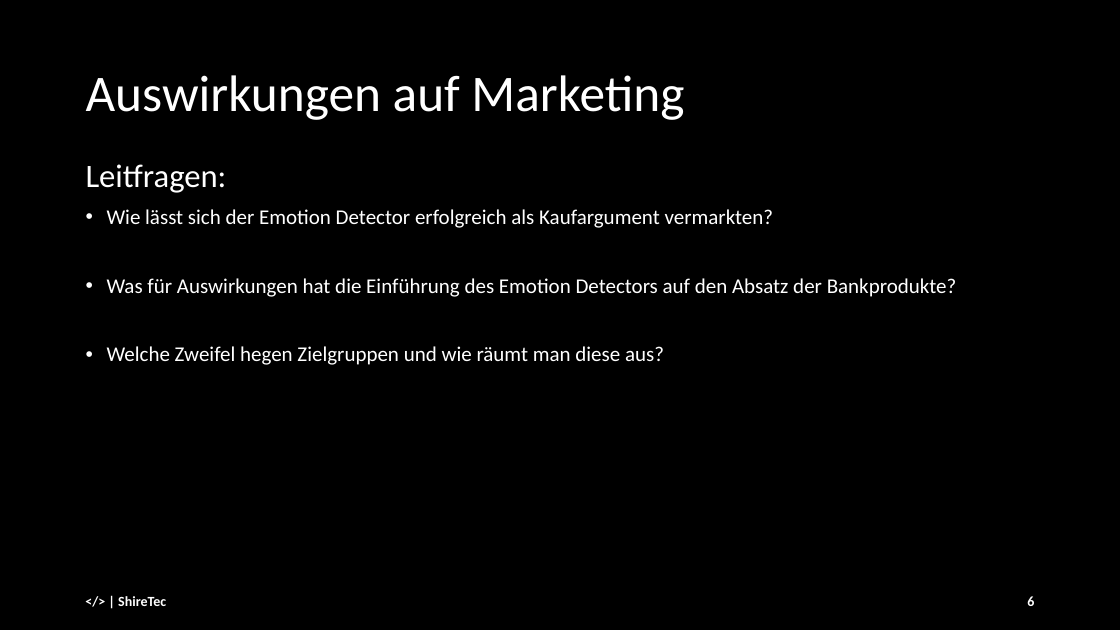
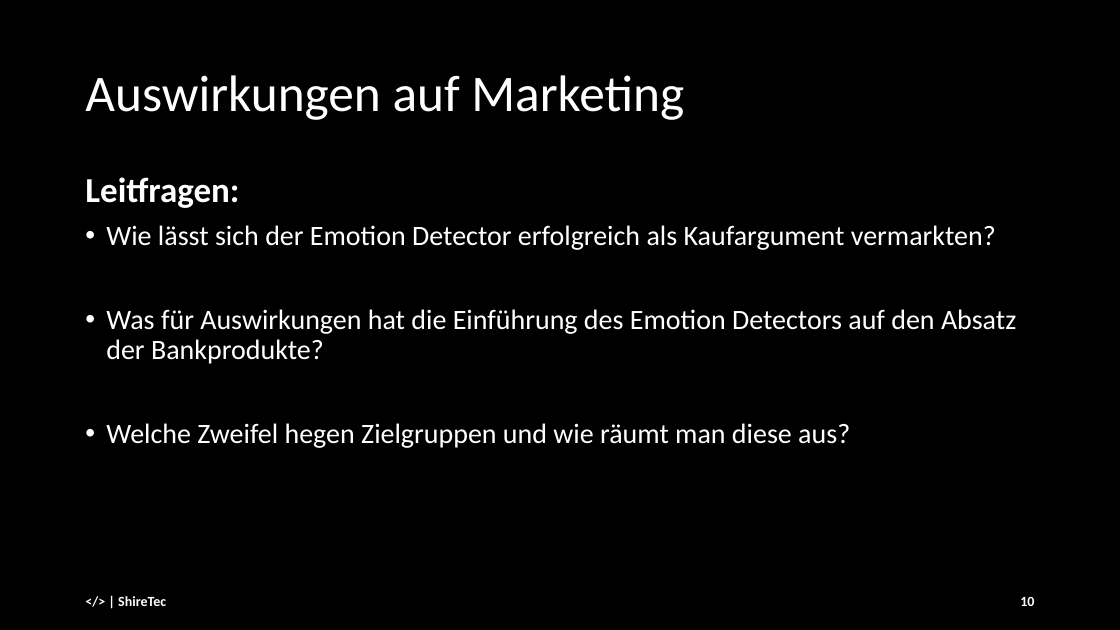
Before and after one commit to andre-anan-gilbert/Real-time-Facial-Age-and-Emotion-Recognition, a slide deck: slide 10 of docs/Final_Presentation_25_01_ [Autosaved].pptx (slide 6 before the commit). Drawn at 1120x630 pixels with LibreOffice and Linux fonts; fonts in the diff are those of the drawing. Boxes give left, top, right and bottom in pixels: in the first picture for what was removed or moved away, otherwise in the second. Text is boxed around its words. In the diff, an @@ line names an element or a change of style, - is before the commit and + after.

```diff
--- a/docs/Final_Presentation_25_01_ [Autosaved].pptx
+++ b/docs/Final_Presentation_25_01_ [Autosaved].pptx
@@ text "Leitfragen:": place and size @@
-text "Leitfragen:" at box(86, 164, 957, 365)
+text "Leitfragen:" at box(85, 177, 1016, 448)
@@ text "Leitfragen:" at box(85, 177, 1016, 448): size 28 to 30 pt, bold on in "Leitfragen:"; size 18 to 24 pt @@
@@ page number at box(1020, 597, 1034, 606): text changed @@
-6
+10
```
Also in this commit, not shown: 18 other slides changed, 7 slides added, 1 slide removed.
